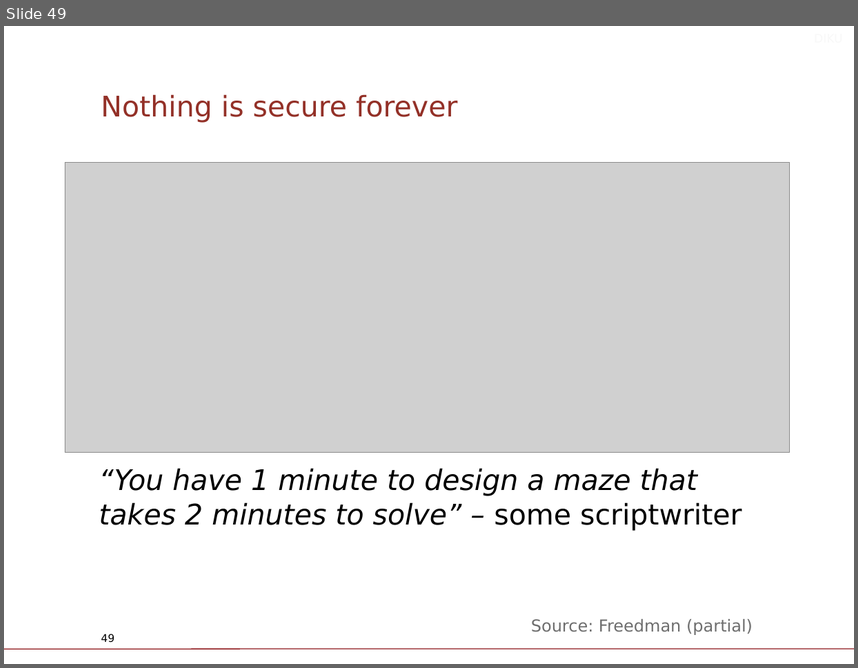
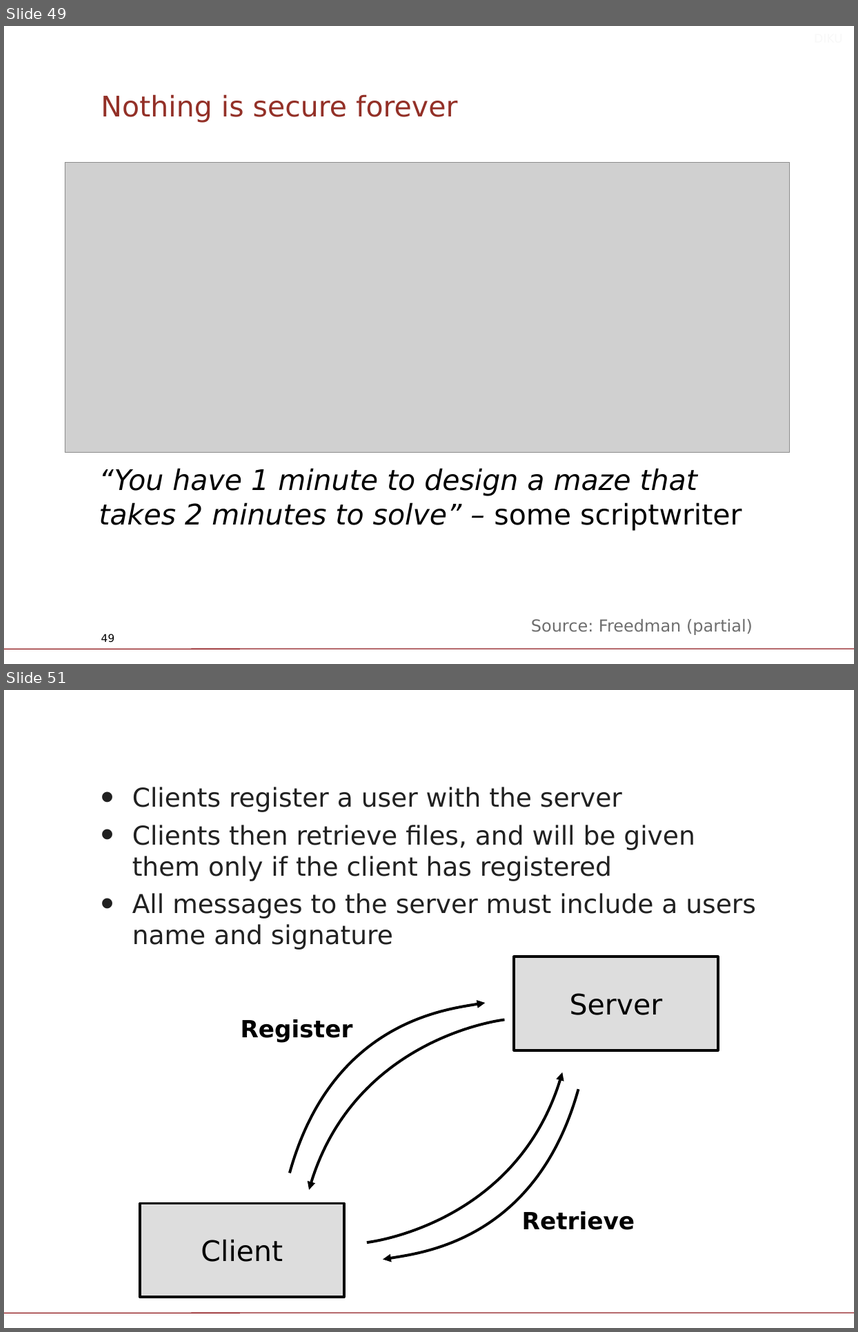
Before and after one commit to Legenden84/compSys-e2022-pub_fork, a slide deck: lectures/221031_non-blocking_servers_and_intro_to_security/slides.odp. Shown one above the other, each under a label of ours: slide 49 before the commit, slides 49 and 51 after it; the slides between them are not shown. The pictures are 858x668 and 858x1332 pixels, drawn with LibreOffice and Linux fonts; fonts in the diff are those of the drawing; grey boxes stand for pictures; background and template pictures are left out. Boxes give left, top, right and bottom in pixels: in the first picture for what was removed or moved away, otherwise in the second. Text is boxed around its words. In the diff, an @@ line names an element or a change of style, - is before the commit and + after.

Commit message:
minor update to lecture slides to include intro to A3

```diff
--- a/lectures/221031_non-blocking_servers_and_intro_to_security/slides.odp
+++ b/lectures/221031_non-blocking_servers_and_intro_to_security/slides.odp
@@ slide 51 added at (4,690,854,1328), background #FFFFFF; not listed: 1 template element that a slide beside it also shows @@
@@ text added at (132,787,756,949), 22 pt, text #212121 @@
+• Clients register a user with the server
+• Clients then retrieve files, and will be given them only if the client has registered
+• All messages to the server must include a users name and signature
@@ rectangle added at (514,957,718,1050), fill #DDDDDD, outline #000000 2.3 pt, 24 pt, text #000000 @@
+Server
@@ text added at (241,1019,353,1043), 20 pt, text #000000, bold @@
+Register
@@ freeform shape added at (290,1003,485,1173), outline #000000 2.3 pt @@
@@ freeform shape added at (309,1020,505,1190), outline #000000 2.3 pt @@
@@ freeform shape added at (367,1072,562,1242), outline #000000 2.3 pt @@
@@ freeform shape added at (383,1089,579,1259), outline #000000 2.3 pt @@
@@ rectangle added at (140,1203,344,1297), fill #DDDDDD, outline #000000 2.3 pt, 24 pt, text #000000 @@
+Client
@@ text added at (522,1211,635,1230), 20 pt, text #000000, bold @@
+Retrieve
```
Also in this commit, not shown: 9 slides changed, 3 other slides added, 1 other file.
